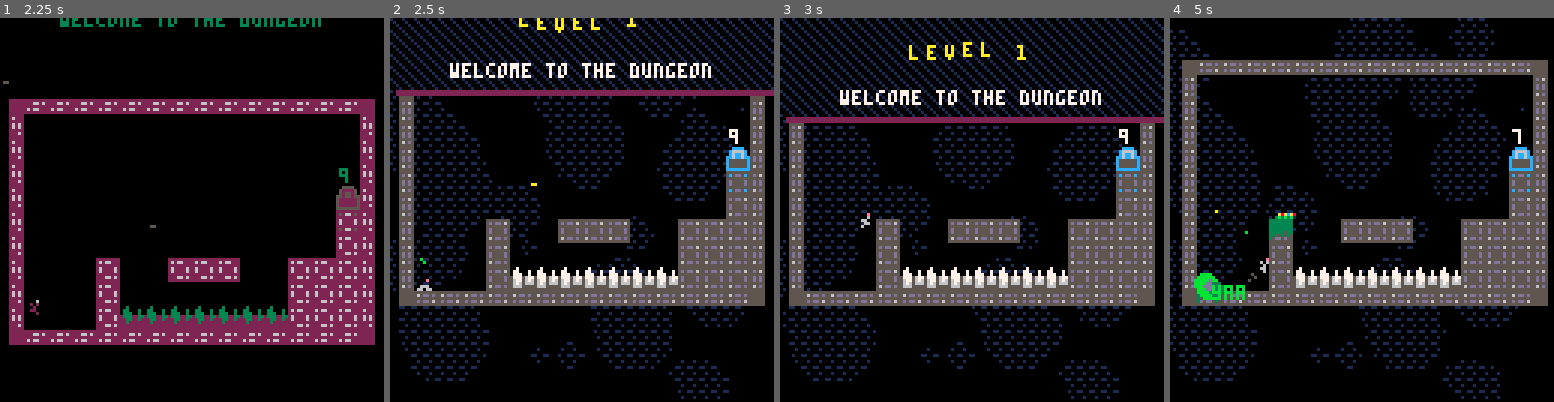
Above: before the commit, frames 1-4 (left to right).
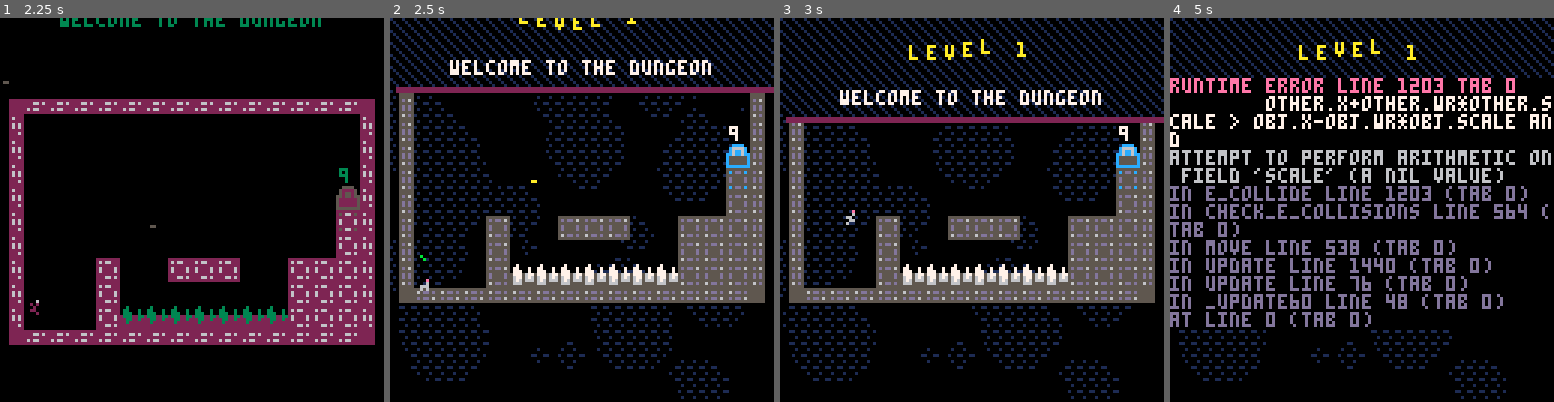
Above: after the commit, the same moments.

Repository: charlietran/flowerhead
Game: PICO-8 cartridge flowerhead.p8
Two runs of this game, one before a commit and one after it. Both use one fixed random seed, a clock stepped at 60 frames per second and the inputs below.
Inputs:
- Up to frame 1 (2.25 s): tap X (X key) at 0.33, 1.07, 1.85 s; tap O (Z key) at 0.7, 1.7, 2.1 s; hold Right 1.6-2.1 s; hold Up from 2.15 s (still down)
- Up to frame 2 (2.5 s): release Up at 2.42 s; hold Right from 2.47 s (still down)
- Up to frame 3 (3 s): keep holding Right; tap O (Z key) at 2.5, 2.9 s; tap X (X key) at 2.97 s
- Up to frame 4 (5 s): release Right at 3.03 s; hold Left 3.08-3.58 s; tap O (Z key) every 0.4 s from 3.3 to 4.9 s; hold Down 3.63-3.97 s; hold Right 4.02-4.68 s; tap X (X key) at 4.08 s; hold Up from 4.73 s (still down)

Frame 1 is identical in both runs. In frame 2, 9.7% of the frame differs, in the area x 1-100%, y 0-75%; in frame 3, 7.0%; in frame 4, 40%, in the area x 0-100%, y 0-98%.
Error after the commit: runtime error line 1203 tab 0; other.x+other.wr*other.scale > obj.x-obj.wr*obj.scale and; attempt to perform arithmetic on field 'scale' (a nil value)

Commit message:
Add entity collisions
* Add world table, which contains all entities that can collide with each other

* Entities check against all other world entities in entity_class:move()

* Collisions are checked using a bounding box calculated from w/h/wr/hr

Diff:
--- a/flowerhead.p8
+++ b/flowerhead.p8
@@ -34,6 +34,9 @@
 
   coroutines={}
   deferred_draws={}
+
+  -- holds all entities
+  world={player}
 
 	game_mode.intro:init()
 	clouds:init()
@@ -498,64 +501,85 @@
 -- and can be destroyed
 
 entity_class={
-		x=0, y=0, vx=0, vy=0,
-		w=0, h=0, wr=0, hr=0,
-		anim={timer=0,frames=0,speed=1},
-		spr_x=0,spr_y=0,
-		flipx=false,
-		dead=false,
-		dying=false,
-		has_gravity=true,
-		collide_callback=function(self,collision) end,
-		die=function(self) self.dead=true end
+  x=0, y=0, vx=0, vy=0,
+  w=0, h=0, wr=0, hr=0,
+  anim={timer=0,frames=0,speed=1},
+  spr_x=0,spr_y=0,
+  flipx=false,
+  dead=false,
+  dying=false,
+  map_collide=true,
+  entity_collide=false,
+  has_gravity=true,
+  m_collide_callback=function(self,collision) end
 }
 
 function entity_class:new(o)
-	return setmetatable(o or {}, {__index=entity_class})
-end
-
-function entity_class:collide_callback(collision)
+  local e = setmetatable(o or {}, {__index=entity_class})
+  return add(world,e)
+end
+
+function entity_class:m_collide_callback(collision)
+end
+
+function entity_class:die()
+  self.dead=true
+  del(world,self)
 end
 
 function entity_class:move()
-	-- move through all our x steps, then our y steps
-	local xsteps=abs(self.vx)*dt
-	local step,collision
-	for i=xsteps,0,-1 do
-		step=min(i,1)*sgn(self.vx)
-		collision=m_collide(self,'x',step)
-		if collision then
-			self:collide_callback(collision)
-			break
-		else
-			self.x+=step
-		end
-	end
-
-	if self.has_gravity then
-		self.vy+=gravity*dt
-	end
-
-	local ysteps=abs(self.vy)*dt
-	for i=ysteps,0,-1 do
-		step=min(i,1)*sgn(self.vy)
-		collision=m_collide(self,'y',step)
-		if collision then
-			self:collide_callback(collision)
-			break
-		else
-			self.y+=step
-		end
-	end
+  -- move through all our x steps, then our y steps
+  local xsteps=abs(self.vx)*dt
+  local step,collision
+  for i=xsteps,0,-1 do
+    step=min(i,1)*sgn(self.vx)
+    collision=self.map_collide and m_collide(self,'x',step)
+    if collision then
+      self:m_collide_callback(collision)
+      break
+    else
+      self:check_e_collisions()
+      self.x+=step
+    end
+  end
+
+  if self.has_gravity then
+    self.vy+=gravity*dt
+  end
+
+  local ysteps=abs(self.vy)*dt
+  for i=ysteps,0,-1 do
+    step=min(i,1)*sgn(self.vy)
+    collision=self.map_collide and m_collide(self,'y',step)
+    if collision then
+      self:m_collide_callback(collision)
+      break
+    else
+      self:check_e_collisions()
+      self.y+=step
+    end
+  end
+end
+
+function entity_class:check_e_collisions()
+  for _,entity in pairs(world) do
+    if entity ~= self then
+      if e_collide(self,entity) then
+        self:e_collide_callback(entity)
+        return true
+      end
+    end
+  end
+end
+
+function entity_class:e_collide_callback(entity)
+  printh(self.name.." collided with "..entity.name)
 end
 
 function entity_class:animate()
-	if(self.dead) return
-
-	self.anim.timer += self.anim.speed
-	if self.anim.timer >= self.anim.frames then
-		self.anim.timer=0
-	end
+	if self.dead then return end
+
+	self.anim.timer = (self.anim.timer+self.anim.speed) % self.anim.frames
 
 	sspr(
 		self.spr_x + flr(self.anim.timer)*self.w,self.spr_y,
@@ -568,7 +592,11 @@
 
 --------------------------------
 --player object-----------------
-player={}
+player={
+  name="player",
+  scale=1,
+}
+setmetatable(player,{__index=entity_class})
 
 function player:init()
   self.is_player=1
@@ -660,11 +688,7 @@
 end
 
 function player:draw()
-	if player.dead then
-		player:draw_death()
-		return
-	end
-
+  if self.dead then return end
 	self.headanimtimer=self.headanimtimer%3+1
 
 	--if throwing, draw swoosh
@@ -715,9 +739,6 @@
 	)
 end
 
-function player:draw_death()
-end
-
 function player:update()
 	if self.dead then
     player.dying_timer-=1
@@ -733,7 +754,10 @@
 
 	self.standing=self.falltimer<7
 
-	if(not self.disable_input) self:handleinput()
+  if not self.disable_input then
+    self:handleinput()
+  end
+
 	--move the player, x then y
 	self:movex()
 	self:movey()
@@ -802,7 +826,6 @@
 
   local release_bomb=self.bomb_input_timer==7 or (not bomb_pressed and self.bomb_input_timer>0)
   if not self.is_bombing and release_bomb then
-    printh(self.bomb_input_timer)
     local bomb_vy = -self.bomb_input_timer*0.4
     local bomb_vx = self.facing*self.bomb_input_timer*0.2 + self.vx*0.6
     self.is_bombing=true
@@ -958,7 +981,7 @@
 					.5 --jitter amount
 				)
 			end
-		end
+    end
 
 		--update the "landed" timer
 		--for crouching animation
@@ -1062,6 +1085,7 @@
 end
 
 function player:hit_spike()
+  if self.dead then return end
 	self.dead=true
 	self.dying_timer=30
 	for i=1,100 do
@@ -1082,11 +1106,11 @@
 --collision code----------------
 --------------------------------
 
--- given an agent and velocity,
+-- given entity, axis, direction,
 -- this returns the coords of
 -- which two coords should
 -- be checked for collisions
-function col_points(p,a,v)
+function col_points(entity,axis,direction)
 	local x1,x2,y1,y2
 
 	-- x movement and y movement
@@ -1094,24 +1118,24 @@
 	-- this func is called, we only
 	-- need to check one axis
 
-	if a=='x' then
+	if axis=='x' then
 		-- if we have x-velocity, then
 		-- return the coords for the
 		-- right edge or left edge of
 		-- our agent sprite
-		x1=p.x+sgn(v)*p.wr
-		y1=p.y-p.hr
+		x1=entity.x+direction*entity.wr
+		y1=entity.y-entity.hr
 		x2=x1
-		y2=p.y+p.hr
-	elseif a=='y' then
+		y2=entity.y+entity.hr
+	elseif axis=='y' then
 		-- if we have y-velocity, then
 		-- return the coords for the
 		-- top edge or bottom edge of
 		-- our p sprite
-		x1=p.x-p.wr
-		y1=p.y+sgn(v)*p.hr
+		x1=entity.x-entity.wr
+		y1=entity.y+direction*entity.hr
 		y2=y1
-		x2=p.x+p.wr
+		x2=entity.x+entity.wr
 	end
 
 	-- x1,y1 now represents the
@@ -1173,6 +1197,22 @@
   else
     return false
   end
+end
+
+-- entity collisions
+function e_collide(obj, other)
+    if
+        -- other right edge is past obj left edge
+        other.x+other.wr*other.scale > obj.x-obj.wr*obj.scale and
+        -- other bottom edge is past obj to edge
+        other.y+other.hr*other.scale > obj.y-obj.hr*obj.scale and
+        -- other left edge is before obj right edge
+        other.x-other.wr*other.scale < obj.x+obj.wr*obj.scale and
+        -- other top edge is before obj bottom edge
+        other.y-other.hr*other.scale < obj.y+obj.hr*obj.scale
+    then
+        return true
+    end
 end
 
 -- sprite flags:
@@ -1329,10 +1369,10 @@
 setmetatable(bomb_class,{__index=entity_class})
 
 function bomb_class:new(obj)
-  return setmetatable(obj or {}, {__index=bomb_class})
-end
-
-function bomb_class:collide_callback(collision)
+  return setmetatable(entity_class:new(obj or {}), {__index=bomb_class})
+end
+
+function bomb_class:m_collide_callback(collision)
   -- when a bomb x-collides with wall, bounce back
   if collision.axis=='x' then
     self.vx=-self.vx/4
@@ -1353,6 +1393,9 @@
   end
 end
 
+function bomb_class:e_collide_callback(entity)
+end
+
 function bomb_class:hit_spike()
   self:dud()
 end
@@ -1361,6 +1404,7 @@
 	explosions.add(self.x,self.y+2,2)
   sfx(41,3,1)
   del(bombs.list,self)
+  self:die()
 end
 
 function bomb_class:explode()
@@ -1374,6 +1418,7 @@
 	sfx(41,-1)
 	cam:shake(6,1)
 	del(bombs.list,self)
+  self:die()
 end
 
 laffs={"woo","haa","hoo","hee","hii","yaa"}
@@ -1632,6 +1677,7 @@
 --the bees----------------------
 --------------------------------
 bee_class={
+  name="bee",
 	anim={timer=0,frames=3,speed=1/4},
   spr_x=64,spr_y=8,
   is_bee=true,
@@ -1653,7 +1699,7 @@
 function bee_class:new(obj)
   local bee=obj or {}
 	bee.pathfinder=pathfinder_class:new(bee)
-  return setmetatable(obj or {}, {__index=bee_class})
+  return setmetatable(bee, {__index=bee_class})
 end
 
 function bee_class:jitter()
@@ -1680,6 +1726,19 @@
 			bee:jitter()
 			bee:move()
 		end
+function bee_class:e_collide_callback(entity)
+  if self.spawning then return end
+  if entity.is_player then
+    entity:hit_spike()
+    bees:recall()
+  elseif entity.is_bomb then
+    entity:dud()
+    self.scale+=.2
+    if self.scale >= 2 then
+      self:die()
+    end
+  end
+end
 	end
 end
 
